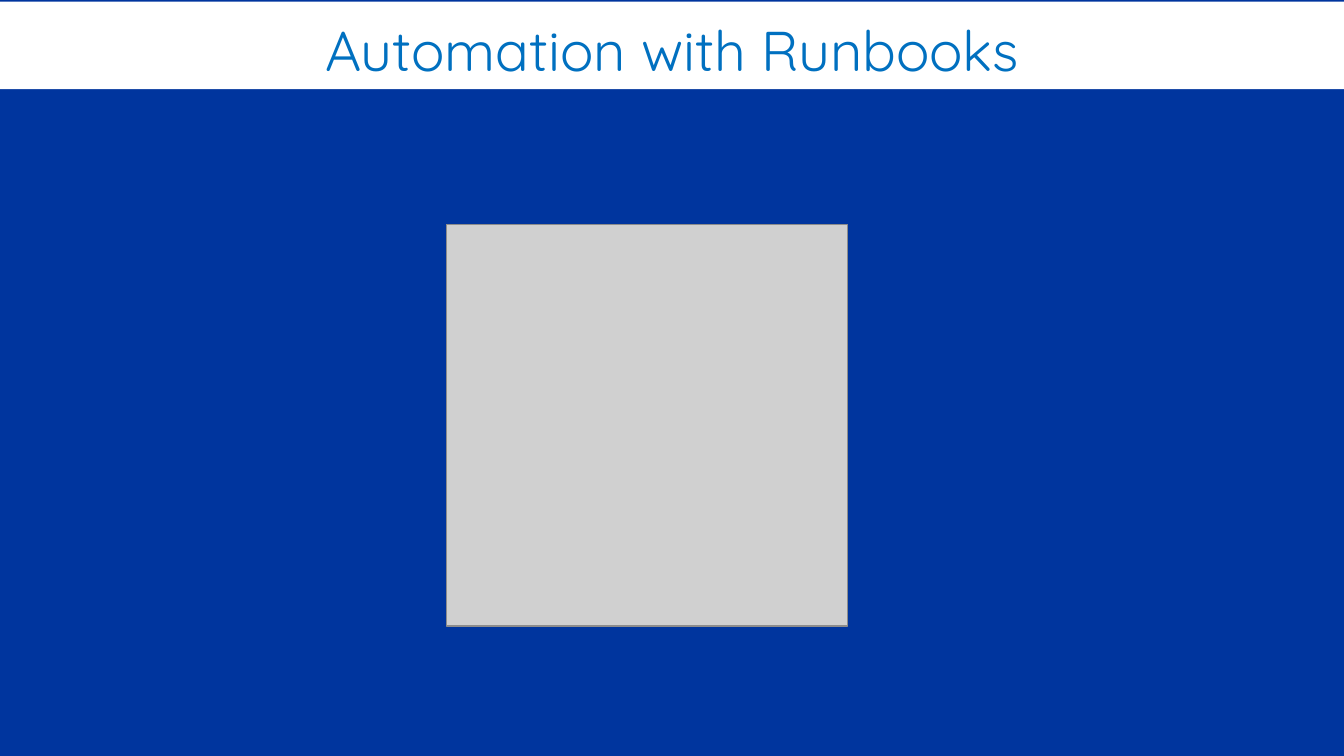
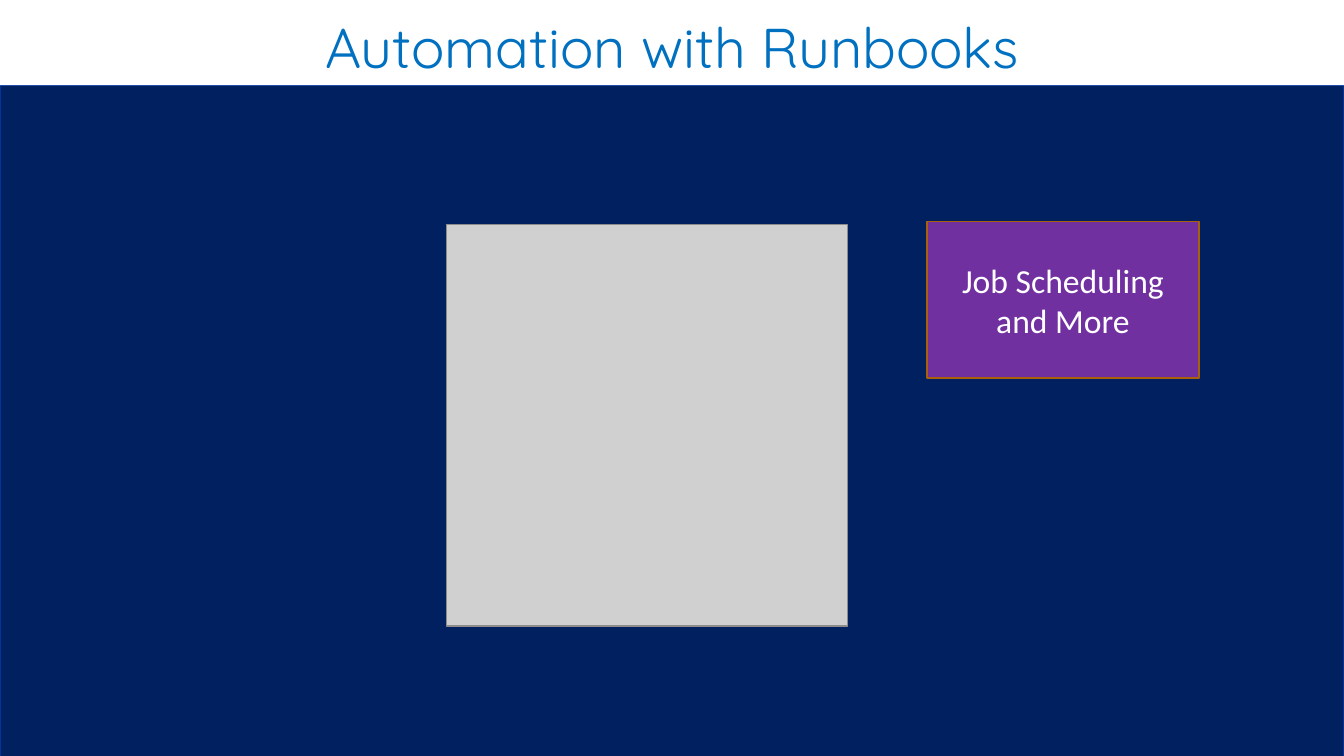
Before and after one commit to bcafferky/shared, a slide deck: slide 24 of FullAutomationWithPowerShell/PowerShellAzureFullAuto.pptx (slide 25 before the commit). Drawn at 1344x756 pixels with LibreOffice and Linux fonts; fonts in the diff are those of the drawing; grey boxes stand for pictures. Boxes give left, top, right and bottom in pixels: in the first picture for what was removed or moved away, otherwise in the second. Text is boxed around its words. In the diff, an @@ line names an element or a change of style, - is before the commit and + after.

```diff
--- a/FullAutomationWithPowerShell/PowerShellAzureFullAuto.pptx
+++ b/FullAutomationWithPowerShell/PowerShellAzureFullAuto.pptx
@@ rectangle "Automation with Runbooks": place and size @@
-rectangle "Automation with Runbooks" at [0, 2, 1344, 90]
+rectangle "Automation with Runbooks" at [0, 0, 1344, 86]
@@ rectangle: place and size @@
-rectangle at [0, 91, 1344, 756]
+rectangle at [0, 86, 1344, 756]
@@ rectangle at [0, 86, 1344, 756]: fill #00359E to #002060 @@
@@ rectangle added at [927, 222, 1199, 378], fill #7030A0, outline #A9610D 1.25 pt, 24 pt, text #FFFFFF @@
+Job Scheduling and More
```
Also in this commit, not shown: 40 other slides changed, 1 slide added, 2 slides removed, 36 other files.
